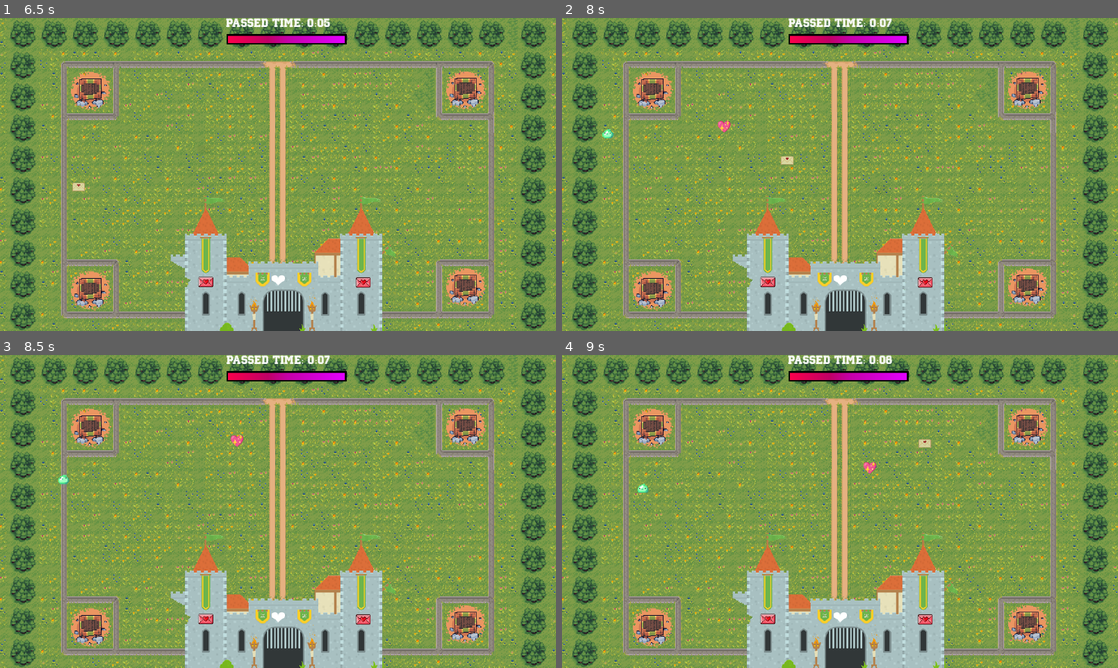
Above: before the commit, frames 1-4 (two rows, left to right).
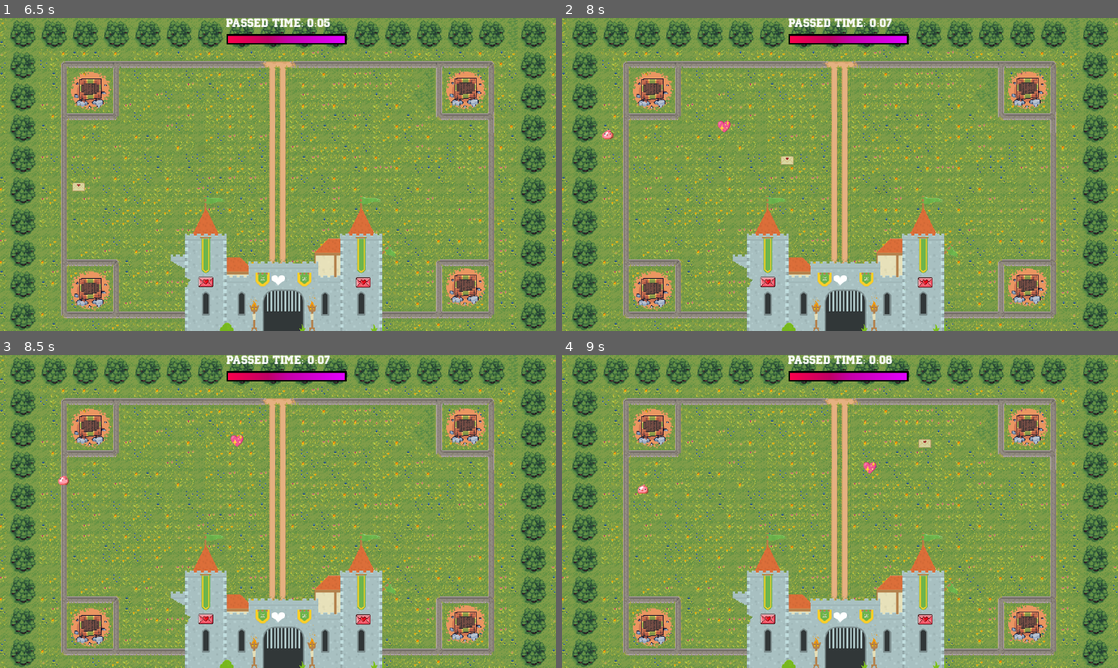
Above: after the commit, the same moments.

Repository: NicolasRaf/Defenders-Lovers
Game: Godot game, scene res://scenes/titlescreen.tscn
Two runs of this game, one before a commit and one after it. Both use one fixed random seed, a clock stepped at 60 frames per second and the inputs below. Sound files missing from this copy of the repository are replaced by a short silence.
Inputs (mouse positions are in pixels of both pictures, inside the frame that each line leads up to):
- Up to frame 1 (6.5 s): click "START" at 0.5 s; tap Enter at 1.25 s; move the mouse to (400, 158) at 1.27 s; press the mouse at (400, 158) at 1.28 s; hold D (move_right) 1.28-2.03 s; tap Space at 2 s; move the mouse to (166, 190) at 2.02 s; release the mouse at (166, 190) at 2.03 s; hold S (move_down) 2.03-2.78 s; click (166, 190) at 2.1 s; move the mouse to (333, 105) at 2.77 s; press the mouse at (333, 105) at 2.78 s; hold D (move_right) 2.78-3.53 s; move the mouse to (250, 237) at 3.52 s; release the mouse at (250, 237) at 3.53 s; hold W (move_up) 3.53-4.28 s; click (250, 237) at 3.6 s; move the mouse to (444, 221) at 4.27 s; press the mouse at (444, 221) at 4.28 s; hold A (move_left) 4.28-5.78 s; move the mouse to (111, 127) at 5.02 s; release the mouse at (111, 127) at 5.03 s; click (111, 127) at 5.1 s; move the mouse to (305, 174) at 5.77 s; press the mouse at (305, 174) at 5.78 s; hold S (move_down) from 5.78 s (still down)
- Up to frame 2 (8 s): move the mouse to (756, 96) at 6.52 s; release S (move_down) at 6.53 s; release the mouse at (756, 96) at 6.53 s; hold D (move_right) 6.53-7.28 s; click (756, 96) at 6.6 s; move the mouse to (962, 158) at 7.27 s; press the mouse at (962, 158) at 7.28 s; hold W (move_up) from 7.28 s (still down)
- Up to frame 3 (8.5 s): move the mouse to (166, 527) at 8.02 s; release W (move_up) at 8.03 s; release the mouse at (166, 527) at 8.03 s; hold D (move_right) from 8.03 s (still down); click (166, 527) at 8.1 s
- Up to frame 4 (9 s): move the mouse to (895, 442) at 8.77 s; release D (move_right) at 8.78 s; press the mouse at (895, 442) at 8.78 s; hold S (move_down) from 8.78 s (still down)

Frame 1 is identical in both runs. In frame 2, less than 0.1% of the frame differs, in the area x 7-10%, y 35-39%; in frame 3, less than 0.1%; in frame 4, less than 0.1%.

Commit message:
Fix: enemy colision and timer visibility

Diff:
--- a/scenes/enemy.tscn
+++ b/scenes/enemy.tscn
@@ -91,7 +91,7 @@
 
 [node name="enemy" type="CharacterBody2D"]
 collision_layer = 2
-collision_mask = 4
+collision_mask = 0
 script = ExtResource("1_tvhx7")
 
 [node name="AnimatedSprite2D" type="AnimatedSprite2D" parent="."]
--- a/scenes/enemy2.tscn
+++ b/scenes/enemy2.tscn
@@ -5,78 +5,78 @@
 [ext_resource type="PackedScene" uid="uid://b7drrqjk3ygcw" path="res://scenes/killzone.tscn" id="3_l3sxk"]
 [ext_resource type="AudioStream" uid="uid://d4ixheabes4bi" path="res://assets/song/hit.mp3" id="4_kdadm"]
 
-[sub_resource type="AtlasTexture" id="AtlasTexture_1qg76"]
+[sub_resource type="AtlasTexture" id="AtlasTexture_i81cj"]
 atlas = ExtResource("2_fu2ae")
-region = Rect2(0, 169, 32, 31)
+region = Rect2(0, 484, 32, 39)
 
-[sub_resource type="AtlasTexture" id="AtlasTexture_e4vsa"]
+[sub_resource type="AtlasTexture" id="AtlasTexture_b6u53"]
 atlas = ExtResource("2_fu2ae")
-region = Rect2(32, 169, 32, 31)
+region = Rect2(32, 484, 32, 39)
 
-[sub_resource type="AtlasTexture" id="AtlasTexture_tcnq1"]
+[sub_resource type="AtlasTexture" id="AtlasTexture_0lbio"]
 atlas = ExtResource("2_fu2ae")
-region = Rect2(64, 169, 32, 31)
+region = Rect2(64, 484, 32, 39)
 
-[sub_resource type="AtlasTexture" id="AtlasTexture_sigu7"]
+[sub_resource type="AtlasTexture" id="AtlasTexture_2ggud"]
 atlas = ExtResource("2_fu2ae")
-region = Rect2(96, 169, 32, 31)
+region = Rect2(96, 484, 32, 39)
 
-[sub_resource type="AtlasTexture" id="AtlasTexture_g6dle"]
+[sub_resource type="AtlasTexture" id="AtlasTexture_kksma"]
 atlas = ExtResource("2_fu2ae")
-region = Rect2(128, 169, 32, 31)
+region = Rect2(128, 484, 32, 39)
 
-[sub_resource type="AtlasTexture" id="AtlasTexture_f2eai"]
+[sub_resource type="AtlasTexture" id="AtlasTexture_2ytbv"]
 atlas = ExtResource("2_fu2ae")
-region = Rect2(160, 169, 32, 31)
+region = Rect2(160, 484, 32, 39)
 
-[sub_resource type="AtlasTexture" id="AtlasTexture_qfw02"]
+[sub_resource type="AtlasTexture" id="AtlasTexture_jvinc"]
 atlas = ExtResource("2_fu2ae")
-region = Rect2(192, 169, 32, 31)
+region = Rect2(192, 484, 32, 39)
 
-[sub_resource type="AtlasTexture" id="AtlasTexture_4y7tk"]
+[sub_resource type="AtlasTexture" id="AtlasTexture_qfst3"]
 atlas = ExtResource("2_fu2ae")
-region = Rect2(224, 169, 32, 31)
+region = Rect2(224, 484, 32, 39)
 
-[sub_resource type="AtlasTexture" id="AtlasTexture_kh841"]
+[sub_resource type="AtlasTexture" id="AtlasTexture_bi12w"]
 atlas = ExtResource("2_fu2ae")
-region = Rect2(256, 169, 32, 31)
+region = Rect2(256, 484, 32, 39)
 
-[sub_resource type="AtlasTexture" id="AtlasTexture_sml2j"]
+[sub_resource type="AtlasTexture" id="AtlasTexture_t44mf"]
 atlas = ExtResource("2_fu2ae")
-region = Rect2(288, 169, 32, 31)
+region = Rect2(288, 484, 32, 39)
 
 [sub_resource type="SpriteFrames" id="SpriteFrames_4pd8x"]
 animations = [{
 "frames": [{
 "duration": 1.0,
-"texture": SubResource("AtlasTexture_1qg76")
+"texture": SubResource("AtlasTexture_i81cj")
 }, {
 "duration": 1.0,
-"texture": SubResource("AtlasTexture_e4vsa")
+"texture": SubResource("AtlasTexture_b6u53")
 }, {
 "duration": 1.0,
-"texture": SubResource("AtlasTexture_tcnq1")
+"texture": SubResource("AtlasTexture_0lbio")
 }, {
 "duration": 1.0,
-"texture": SubResource("AtlasTexture_sigu7")
+"texture": SubResource("AtlasTexture_2ggud")
 }, {
 "duration": 1.0,
-"texture": SubResource("AtlasTexture_g6dle")
+"texture": SubResource("AtlasTexture_kksma")
 }, {
 "duration": 1.0,
-"texture": SubResource("AtlasTexture_f2eai")
+"texture": SubResource("AtlasTexture_2ytbv")
 }, {
 "duration": 1.0,
-"texture": SubResource("AtlasTexture_qfw02")
+"texture": SubResource("AtlasTexture_jvinc")
 }, {
 "duration": 1.0,
-"texture": SubResource("AtlasTexture_4y7tk")
+"texture": SubResource("AtlasTexture_qfst3")
 }, {
 "duration": 1.0,
-"texture": SubResource("AtlasTexture_kh841")
+"texture": SubResource("AtlasTexture_bi12w")
 }, {
 "duration": 1.0,
-"texture": SubResource("AtlasTexture_sml2j")
+"texture": SubResource("AtlasTexture_t44mf")
 }],
 "loop": true,
 "name": &"default",
--- /dev/null
+++ b/scenes/enemy3.tscn
@@ -0,0 +1,117 @@
+[gd_scene load_steps=18 format=3 uid="uid://b1vvd2c7g1lir"]
+
+[ext_resource type="Script" path="res://scripts/enemy.gd" id="1_rjnib"]
+[ext_resource type="Texture2D" uid="uid://cqpotglp4n0lh" path="res://assets/enemys/slime spritesheet calciumtrice.png" id="2_3o2x8"]
+[ext_resource type="PackedScene" uid="uid://b7drrqjk3ygcw" path="res://scenes/killzone.tscn" id="3_s5h22"]
+[ext_resource type="AudioStream" uid="uid://d4ixheabes4bi" path="res://assets/song/hit.mp3" id="4_a2bbg"]
+
+[sub_resource type="AtlasTexture" id="AtlasTexture_xjmhi"]
+atlas = ExtResource("2_3o2x8")
+region = Rect2(0, 334, 32, 23)
+
+[sub_resource type="AtlasTexture" id="AtlasTexture_xeh6l"]
+atlas = ExtResource("2_3o2x8")
+region = Rect2(32, 334, 32, 23)
+
+[sub_resource type="AtlasTexture" id="AtlasTexture_cafh5"]
+atlas = ExtResource("2_3o2x8")
+region = Rect2(64, 334, 32, 23)
+
+[sub_resource type="AtlasTexture" id="AtlasTexture_fa5sf"]
+atlas = ExtResource("2_3o2x8")
+region = Rect2(96, 334, 32, 23)
+
+[sub_resource type="AtlasTexture" id="AtlasTexture_y3wyd"]
+atlas = ExtResource("2_3o2x8")
+region = Rect2(128, 334, 32, 23)
+
+[sub_resource type="AtlasTexture" id="AtlasTexture_n2ykk"]
+atlas = ExtResource("2_3o2x8")
+region = Rect2(160, 334, 32, 23)
+
+[sub_resource type="AtlasTexture" id="AtlasTexture_ni70h"]
+atlas = ExtResource("2_3o2x8")
+region = Rect2(192, 334, 32, 23)
+
+[sub_resource type="AtlasTexture" id="AtlasTexture_y62ou"]
+atlas = ExtResource("2_3o2x8")
+region = Rect2(224, 334, 32, 23)
+
+[sub_resource type="AtlasTexture" id="AtlasTexture_7dx26"]
+atlas = ExtResource("2_3o2x8")
+region = Rect2(256, 334, 32, 23)
+
+[sub_resource type="AtlasTexture" id="AtlasTexture_o2q4j"]
+atlas = ExtResource("2_3o2x8")
+region = Rect2(288, 334, 32, 23)
+
+[sub_resource type="SpriteFrames" id="SpriteFrames_4pd8x"]
+animations = [{
+"frames": [{
+"duration": 1.0,
+"texture": SubResource("AtlasTexture_xjmhi")
+}, {
+"duration": 1.0,
+"texture": SubResource("AtlasTexture_xeh6l")
+}, {
+"duration": 1.0,
+"texture": SubResource("AtlasTexture_cafh5")
+}, {
+"duration": 1.0,
+"texture": SubResource("AtlasTexture_fa5sf")
+}, {
+"duration": 1.0,
+"texture": SubResource("AtlasTexture_y3wyd")
+}, {
+"duration": 1.0,
+"texture": SubResource("AtlasTexture_n2ykk")
+}, {
+"duration": 1.0,
+"texture": SubResource("AtlasTexture_ni70h")
+}, {
+"duration": 1.0,
+"texture": SubResource("AtlasTexture_y62ou")
+}, {
+"duration": 1.0,
+"texture": SubResource("AtlasTexture_7dx26")
+}, {
+"duration": 1.0,
+"texture": SubResource("AtlasTexture_o2q4j")
+}],
+"loop": true,
+"name": &"default",
+"speed": 13.0
+}]
+
+[sub_resource type="RectangleShape2D" id="RectangleShape2D_njdm1"]
+size = Vector2(14, 11.5)
+
+[sub_resource type="RectangleShape2D" id="RectangleShape2D_5sxwo"]
+size = Vector2(18, 14)
+
+[node name="enemy" type="CharacterBody2D"]
+collision_layer = 2
+collision_mask = 0
+script = ExtResource("1_rjnib")
+
+[node name="AnimatedSprite2D" type="AnimatedSprite2D" parent="."]
+scale = Vector2(1.4, 1.4)
+sprite_frames = SubResource("SpriteFrames_4pd8x")
+autoplay = "default"
+
+[node name="CollisionShape2D" type="CollisionShape2D" parent="."]
+position = Vector2(0, 1.25)
+shape = SubResource("RectangleShape2D_njdm1")
+
+[node name="Killzone" parent="." instance=ExtResource("3_s5h22")]
+collision_layer = 2
+collision_mask = 4
+
+[node name="CollisionShape2D" type="CollisionShape2D" parent="Killzone"]
+position = Vector2(0, 1)
+shape = SubResource("RectangleShape2D_5sxwo")
+debug_color = Color(0.988235, 0, 0.101961, 0.419608)
+
+[node name="AudioStreamPlayer2D" type="AudioStreamPlayer2D" parent="."]
+stream = ExtResource("4_a2bbg")
+volume_db = 5.0
--- /dev/null
+++ b/scenes/enemy4.tscn
@@ -0,0 +1,118 @@
+[gd_scene load_steps=18 format=3 uid="uid://bwgyoccma4q6r"]
+
+[ext_resource type="Script" path="res://scripts/enemy.gd" id="1_o4vg0"]
+[ext_resource type="Texture2D" uid="uid://cqpotglp4n0lh" path="res://assets/enemys/slime spritesheet calciumtrice.png" id="2_bvpf3"]
+[ext_resource type="PackedScene" uid="uid://b7drrqjk3ygcw" path="res://scenes/killzone.tscn" id="3_h11ly"]
+[ext_resource type="AudioStream" uid="uid://d4ixheabes4bi" path="res://assets/song/hit.mp3" id="4_4wf3m"]
+
+[sub_resource type="AtlasTexture" id="AtlasTexture_2dl28"]
+atlas = ExtResource("2_bvpf3")
+region = Rect2(0, 484, 32, 44)
+
+[sub_resource type="AtlasTexture" id="AtlasTexture_vjnxw"]
+atlas = ExtResource("2_bvpf3")
+region = Rect2(32, 484, 32, 44)
+
+[sub_resource type="AtlasTexture" id="AtlasTexture_hqf6b"]
+atlas = ExtResource("2_bvpf3")
+region = Rect2(64, 484, 32, 44)
+
+[sub_resource type="AtlasTexture" id="AtlasTexture_ugkc0"]
+atlas = ExtResource("2_bvpf3")
+region = Rect2(96, 484, 32, 44)
+
+[sub_resource type="AtlasTexture" id="AtlasTexture_7l3nv"]
+atlas = ExtResource("2_bvpf3")
+region = Rect2(128, 484, 32, 44)
+
+[sub_resource type="AtlasTexture" id="AtlasTexture_67amx"]
+atlas = ExtResource("2_bvpf3")
+region = Rect2(160, 484, 32, 44)
+
+[sub_resource type="AtlasTexture" id="AtlasTexture_m022u"]
+atlas = ExtResource("2_bvpf3")
+region = Rect2(192, 484, 32, 44)
+
+[sub_resource type="AtlasTexture" id="AtlasTexture_deoho"]
+atlas = ExtResource("2_bvpf3")
+region = Rect2(224, 484, 32, 44)
+
+[sub_resource type="AtlasTexture" id="AtlasTexture_2eg8j"]
+atlas = ExtResource("2_bvpf3")
+region = Rect2(256, 484, 32, 44)
+
+[sub_resource type="AtlasTexture" id="AtlasTexture_rfyrl"]
+atlas = ExtResource("2_bvpf3")
+region = Rect2(288, 484, 32, 44)
+
+[sub_resource type="SpriteFrames" id="SpriteFrames_4pd8x"]
+animations = [{
+"frames": [{
+"duration": 1.0,
+"texture": SubResource("AtlasTexture_2dl28")
+}, {
+"duration": 1.0,
+"texture": SubResource("AtlasTexture_vjnxw")
+}, {
+"duration": 1.0,
+"texture": SubResource("AtlasTexture_hqf6b")
+}, {
+"duration": 1.0,
+"texture": SubResource("AtlasTexture_ugkc0")
+}, {
+"duration": 1.0,
+"texture": SubResource("AtlasTexture_7l3nv")
+}, {
+"duration": 1.0,
+"texture": SubResource("AtlasTexture_67amx")
+}, {
+"duration": 1.0,
+"texture": SubResource("AtlasTexture_m022u")
+}, {
+"duration": 1.0,
+"texture": SubResource("AtlasTexture_deoho")
+}, {
+"duration": 1.0,
+"texture": SubResource("AtlasTexture_2eg8j")
+}, {
+"duration": 1.0,
+"texture": SubResource("AtlasTexture_rfyrl")
+}],
+"loop": true,
+"name": &"default",
+"speed": 13.0
+}]
+
+[sub_resource type="RectangleShape2D" id="RectangleShape2D_njdm1"]
+size = Vector2(14, 11.5)
+
+[sub_resource type="RectangleShape2D" id="RectangleShape2D_5sxwo"]
+size = Vector2(18, 14)
+
+[node name="enemy" type="CharacterBody2D"]
+collision_layer = 2
+collision_mask = 0
+script = ExtResource("1_o4vg0")
+
+[node name="AnimatedSprite2D" type="AnimatedSprite2D" parent="."]
+scale = Vector2(1.4, 1.4)
+sprite_frames = SubResource("SpriteFrames_4pd8x")
+autoplay = "default"
+frame_progress = 0.236742
+
+[node name="CollisionShape2D" type="CollisionShape2D" parent="."]
+position = Vector2(0, 1.25)
+shape = SubResource("RectangleShape2D_njdm1")
+
+[node name="Killzone" parent="." instance=ExtResource("3_h11ly")]
+collision_layer = 2
+collision_mask = 4
+
+[node name="CollisionShape2D" type="CollisionShape2D" parent="Killzone"]
+position = Vector2(0, 1)
+shape = SubResource("RectangleShape2D_5sxwo")
+debug_color = Color(0.988235, 0, 0.101961, 0.419608)
+
+[node name="AudioStreamPlayer2D" type="AudioStreamPlayer2D" parent="."]
+stream = ExtResource("4_4wf3m")
+volume_db = 5.0
--- a/scripts/enemySpawner.gd
+++ b/scripts/enemySpawner.gd
@@ -3,9 +3,11 @@
 #Carregando inimigo no cenario
 var enemy0 = preload("res://scenes/enemy.tscn");
 var enemy1 = preload("res://scenes/enemy2.tscn");
+var enemy2 = preload("res://scenes/enemy3.tscn");
+var enemy3 = preload("res://scenes/enemy4.tscn");
 
 func spawner():
-	var enemies: Array = [enemy0, enemy1];
+	var enemies: Array = [enemy0, enemy1, enemy2, enemy3];
 	var _randInd = randi_range(0, len(enemies) - 1);
 	var enemy = enemies[_randInd];
 	var enemy_instance = enemy.instantiate();
--- a/scripts/world.gd
+++ b/scripts/world.gd
@@ -2,9 +2,13 @@
 
 @onready var options = $Options
 
+
+
 func _process(delta):
 	if Global.lifeCastle <= 0:
 		$Stopwatch.visible = false
+	else:
+		$Stopwatch.visible = true
 
 	if Input.is_action_pressed("ui_cancel"):
 		options.get_node("VolSlider").grab_focus()
